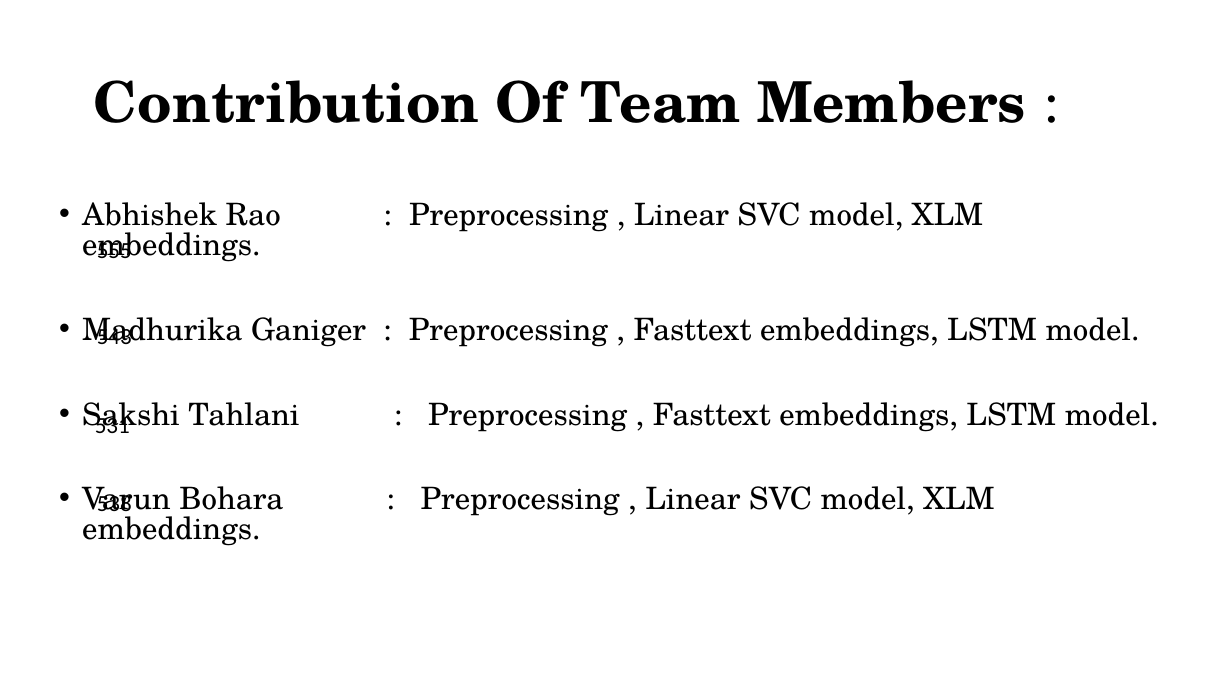
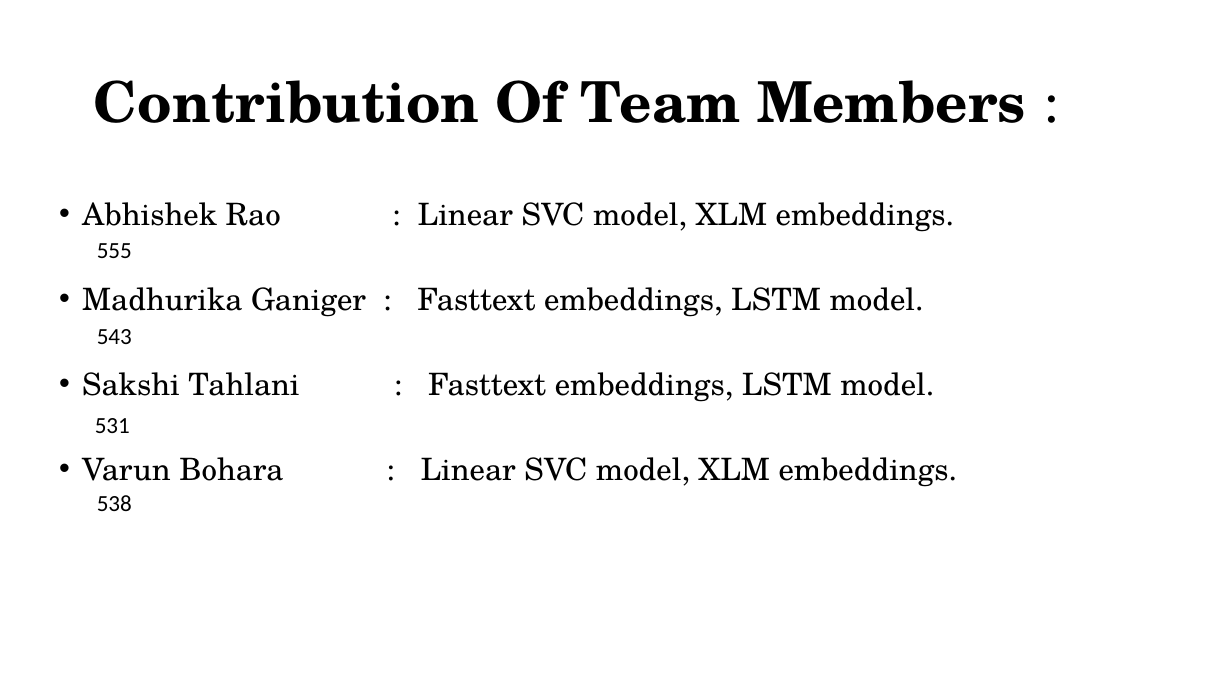
Before and after one commit to VarunBohara/Mini-Project-Documents, a slide deck: slide 3 of DMA - Final PPT.pptx. Drawn at 1232x693 pixels with LibreOffice and Linux fonts; fonts in the diff are those of the drawing. Boxes give left, top, right and bottom in pixels: in the first picture for what was removed or moved away, otherwise in the second. Text is boxed around its words. In the diff, an @@ line names an element or a change of style, - is before the commit and + after.

```diff
--- a/DMA - Final PPT.pptx
+++ b/DMA - Final PPT.pptx
@@ text at box(82, 202, 958, 487): text changed @@
-• Abhishek Rao : Preprocessing , Linear SVC model, XLM embeddings.
-• Madhurika Ganiger : Preprocessing , Fasttext embeddings, LSTM model.
-• Sakshi Tahlani : Preprocessing , Fasttext embeddings, LSTM model.
-• Varun Bohara : Preprocessing , Linear SVC model, XLM embeddings.
+• Abhishek Rao : Linear SVC model, XLM embeddings.
+• Madhurika Ganiger : Fasttext embeddings, LSTM model.
+• Sakshi Tahlani : Fasttext embeddings, LSTM model.
+• Varun Bohara : Linear SVC model, XLM embeddings.
```
Also in this commit, not shown: 2 other slides changed.
